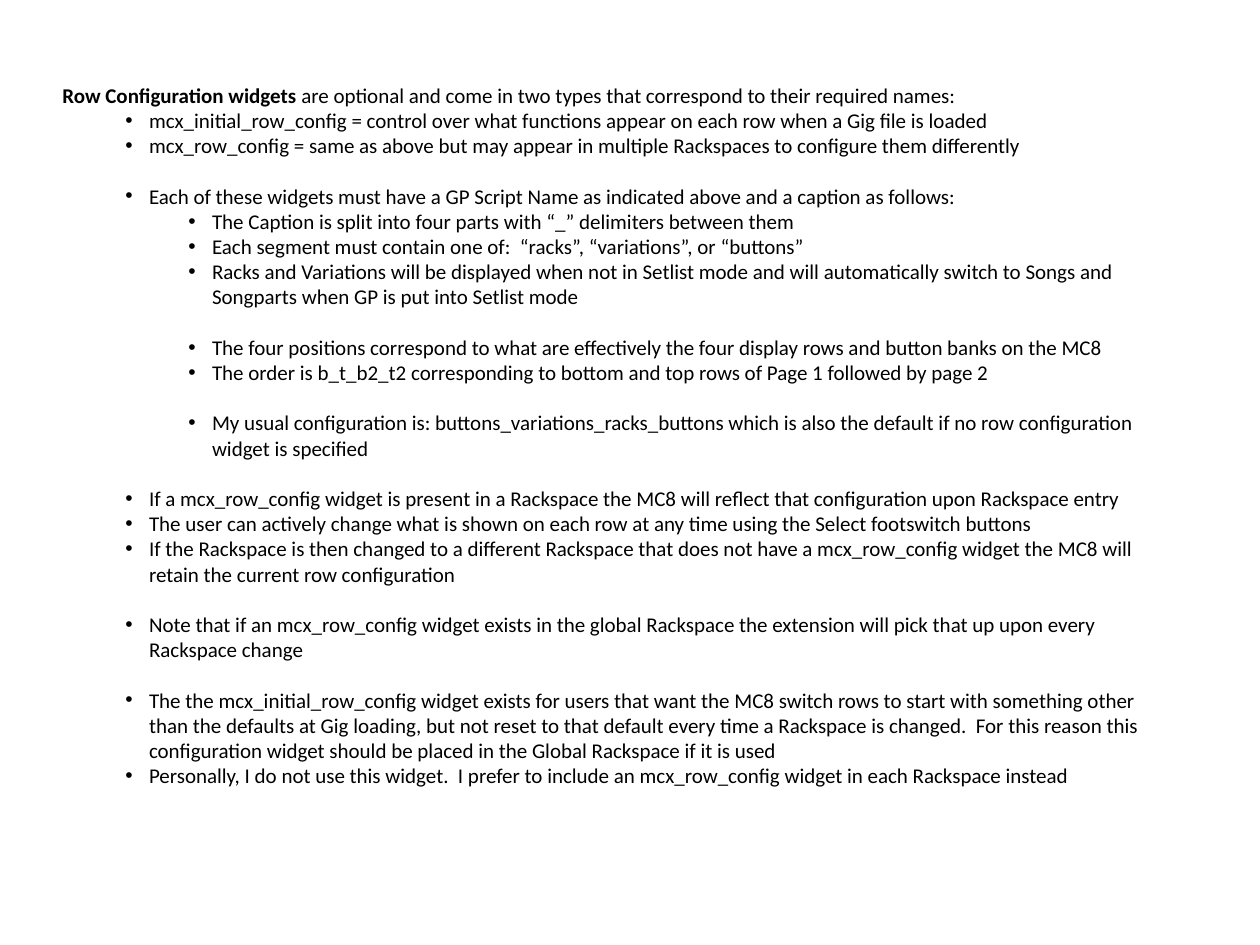
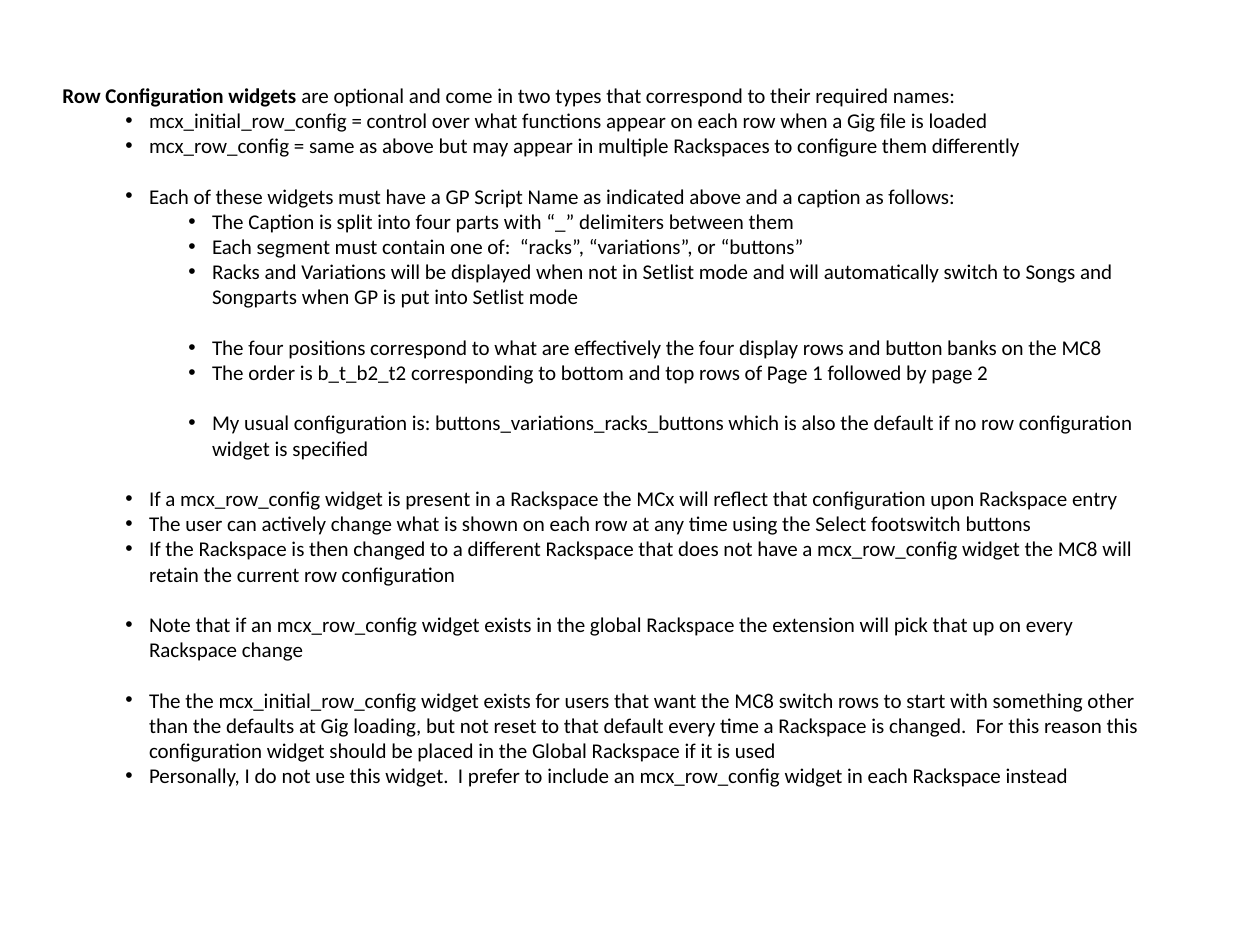
Before and after one commit to WidnerM/GP-MC8, a slide deck: slide 9 of MC8.pptx. Drawn at 1260x945 pixels with LibreOffice and Linux fonts; fonts in the diff are those of the drawing. Boxes give left, top, right and bottom in pixels: in the first picture for what was removed or moved away, otherwise in the second. Text is boxed around its words. In the diff, an @@ line names an element or a change of style, - is before the commit and + after.

```diff
--- a/MC8.pptx
+++ b/MC8.pptx
@@ text at (149,491,1117,510): text changed @@
-  • If a mcx_row_config widget is present in a Rackspace the MC8 will reflect that configuration upon Rackspace entry
+  • If a mcx_row_config widget is present in a Rackspace the MCx will reflect that configuration upon Rackspace entry
@@ text at (149,617,1073,661): text changed @@
-  • Note that if an mcx_row_config widget exists in the global Rackspace the extension will pick that up upon every Rackspace change
+  • Note that if an mcx_row_config widget exists in the global Rackspace the extension will pick that up on every Rackspace change
```
Also in this commit, not shown: 6 other slides changed, 4 other files.
